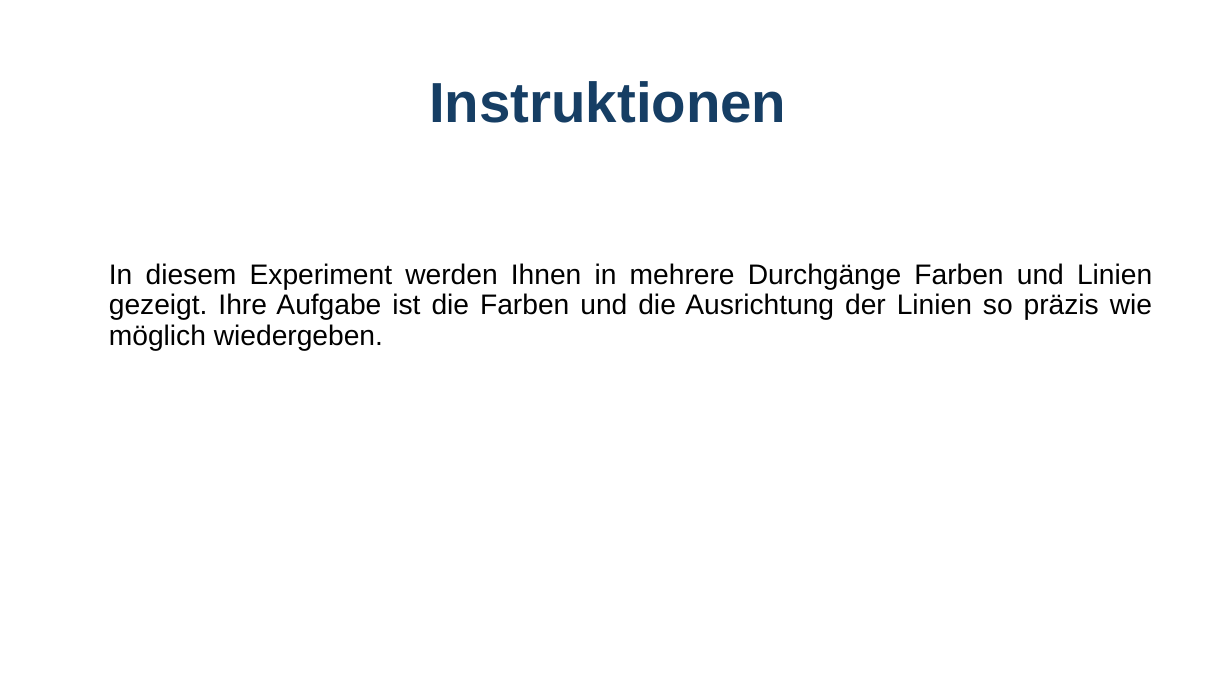
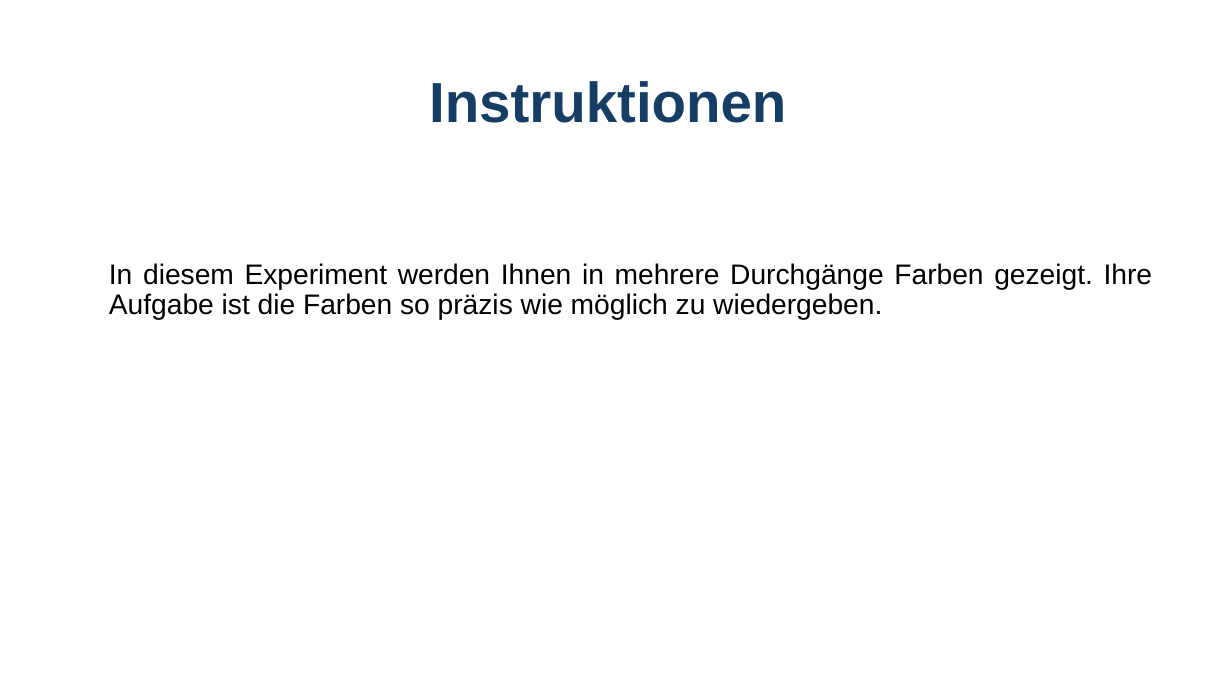
Before and after one commit to GidonFrischkorn/Ambizione-IndividualDifferencesStudy, a slide deck: slide 1 of tasks/perceptual-matching-color/assets/images/instructions perceptual matching .pptx. Drawn at 1232x693 pixels with LibreOffice and Linux fonts; fonts in the diff are those of the drawing. Boxes give left, top, right and bottom in pixels: in the first picture for what was removed or moved away, otherwise in the second. Text is boxed around its words. In the diff, an @@ line names an element or a change of style, - is before the commit and + after.

```diff
--- a/tasks/perceptual-matching-color/assets/images/instructions perceptual matching .pptx
+++ b/tasks/perceptual-matching-color/assets/images/instructions perceptual matching .pptx
@@ text at <box>109,263,1153,320</box>: text changed @@
-In diesem Experiment werden Ihnen in mehrere Durchgänge Farben und Linien gezeigt. Ihre Aufgabe ist die Farben und die Ausrichtung der Linien so präzis wie möglich wiedergeben.
+In diesem Experiment werden Ihnen in mehrere Durchgänge Farben gezeigt. Ihre Aufgabe ist die Farben so präzis wie möglich zu wiedergeben.
```
Also in this commit, not shown: 6 other slides changed, 1 slide added, 1 slide removed, 25 other files.
